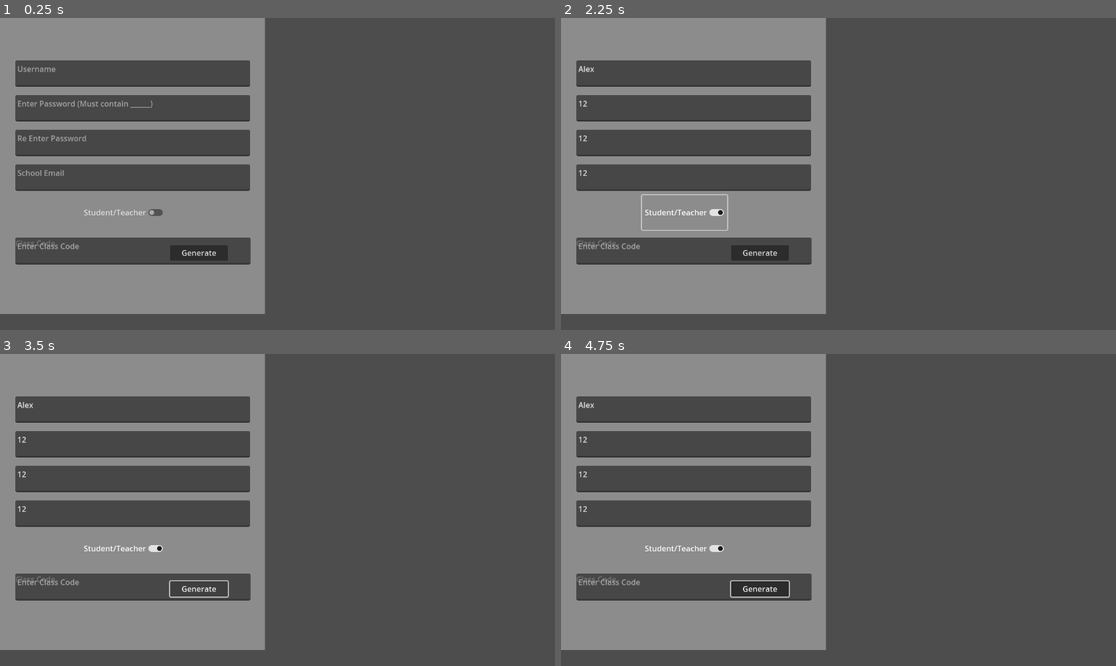
Above: before the commit, frames 1-4 (two rows, left to right).
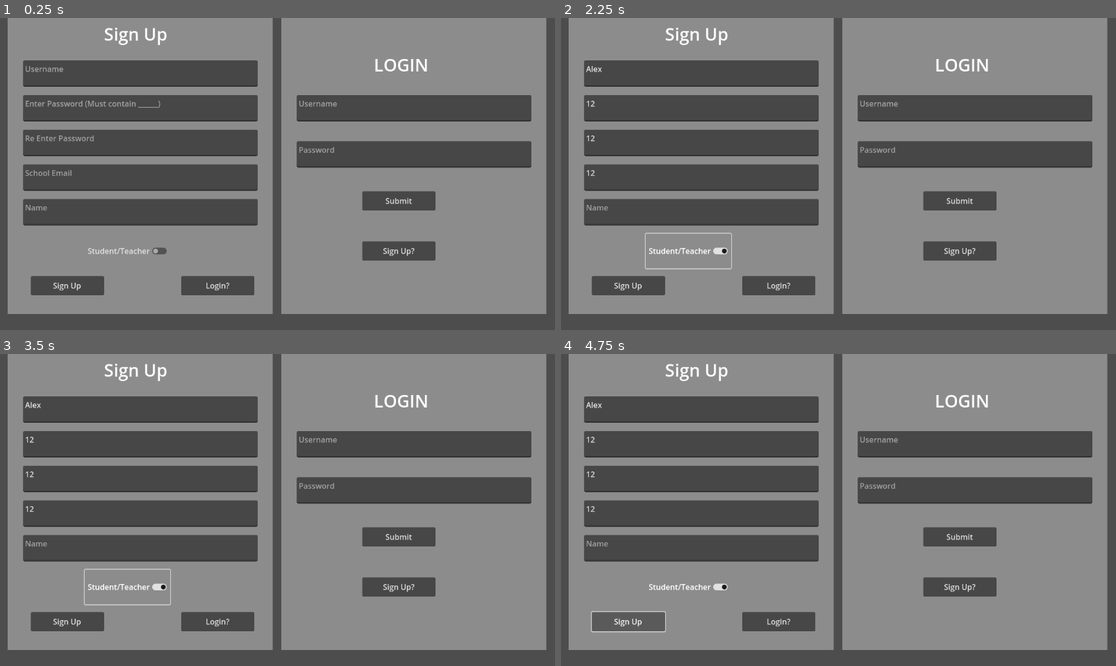
Above: after the commit, the same moments.

Repository: DopeAnt25/SoftwareProjectBackend
Game: Godot game, scene res://Scenes/node_2d.tscn
The game is run twice, just before and just after one commit, with the same random seed, the same clock (stepped at 60 frames per second) and the same inputs. The project has no main scene, so this scene is started directly.
Inputs (mouse positions are in pixels of both pictures, inside the frame that each line leads up to):
- Up to frame 1 (0.25 s): no input
- Up to frame 2 (2.25 s): click (694, 74) at 0.52 s; type "Alex" at 0.6 s; click (694, 108) at 0.75 s; type "12" at 0.83 s; click (694, 142) at 0.98 s; type "12" at 1.07 s; click (694, 177) at 1.27 s; type "12" at 1.35 s; click "Student/Teacher" at 2 s
- Up to frame 3 (3.5 s): click (199, 588) at 2.75 s, where only the run before the commit has a clickable "Generate"
- Up to frame 4 (4.75 s): click (777, 622) at 3.5 s, where only the run after the commit has a clickable "Login?"; click (627, 622) at 4.25 s, where only the run after the commit has a clickable "Sign Up"

The runs differ from the first frame. In frame 1, 50% of the frame differs, in the area x 0-99%, y 0-95%; in frame 2, 50%; in frame 3, 50%; in frame 4, 50%.
Error before the commit: Invalid assignment of property or key 'visable' with value of type 'bool' on a base object of type 'TextEdit'. (res://Scenes/Main.gd:15)
Error after the commit: Invalid assignment of property or key 'visable' with value of type 'bool' on a base object of type 'null instance'. (res://Scenes/Main.gd:13)

Commit message:
Finalizing main

Diff:
--- a/Frontend/Scenes/Main.gd
+++ b/Frontend/Scenes/Main.gd
@@ -10,6 +10,14 @@
 func _process(delta):
 	pass
 
+	$ColorRect/ClasscodeEnter.visable = false
 
-func _on_check_button_button_down():
-	$ColorRect/ClasscodeEnter.visable = false
+
+func _on_signup_switch_btn_pressed():
+	#make signup vissble and login invisible
+
+	pass # Replace with function body.
+
+
+func _on_login_switch_btn_pressed():
+	pass # Replace with function body.
--- a/Frontend/Scenes/node_2d.tscn
+++ b/Frontend/Scenes/node_2d.tscn
@@ -6,7 +6,8 @@
 script = ExtResource("1_sx1t2")
 
 [node name="ColorRect" type="ColorRect" parent="."]
-offset_right = 550.0
+offset_left = 16.0
+offset_right = 566.0
 offset_bottom = 615.0
 color = Color(0.54902, 0.54902, 0.54902, 1)
 
@@ -42,41 +43,108 @@
 offset_bottom = 359.0
 placeholder_text = "School Email"
 
+[node name="name" type="TextEdit" parent="ColorRect"]
+layout_mode = 0
+offset_left = 32.0
+offset_top = 376.0
+offset_right = 519.0
+offset_bottom = 431.0
+placeholder_text = "Name
+"
+
 [node name="StudentTeacherCheck" type="CheckButton" parent="ColorRect"]
 layout_mode = 1
 anchors_preset = -1
-anchor_left = 0.378
-anchor_top = 0.637
-anchor_right = 0.378
-anchor_bottom = 0.637
-offset_left = -39.9
-offset_top = -23.755
-offset_right = 137.1
-offset_bottom = 48.245
+anchor_left = 0.393
+anchor_top = 0.754
+anchor_right = 0.393
+anchor_bottom = 0.754
+offset_left = -56.15
+offset_top = -15.71
+offset_right = 120.85
+offset_bottom = 56.29
 text = "Student/Teacher"
 
-[node name="ClasscodeGenerator" type="RichTextLabel" parent="ColorRect"]
+[node name="LoginSwitchBTN" type="Button" parent="ColorRect"]
+layout_mode = 0
+offset_left = 360.0
+offset_top = 536.0
+offset_right = 512.0
+offset_bottom = 576.0
+text = "Login?"
+
+[node name="SignupLabel" type="Label" parent="ColorRect"]
+layout_mode = 1
+anchors_preset = -1
+anchor_right = 0.093
+anchor_bottom = 0.013
+offset_left = 200.0
+offset_top = 8.0
+offset_right = 313.0
+offset_bottom = 58.0
+theme_override_font_sizes/font_size = 36
+text = "Sign Up
+"
+
+[node name="SignupBTN" type="Button" parent="ColorRect"]
+layout_mode = 0
+offset_left = 48.0
+offset_top = 536.0
+offset_right = 200.0
+offset_bottom = 576.0
+text = "Sign Up"
+
+[node name="ColorRect2" type="ColorRect" parent="."]
+offset_left = 584.0
+offset_right = 1134.0
+offset_bottom = 615.0
+color = Color(0.54902, 0.54902, 0.54902, 1)
+
+[node name="Username" type="TextEdit" parent="ColorRect2"]
 layout_mode = 0
 offset_left = 32.0
-offset_top = 456.0
-offset_right = 256.0
-offset_bottom = 512.0
-text = "Class Code"
+offset_top = 160.0
+offset_right = 519.0
+offset_bottom = 215.0
+placeholder_text = "Username"
 
-[node name="ClasscodeEnter" type="TextEdit" parent="ColorRect"]
+[node name="Password" type="TextEdit" parent="ColorRect2"]
 layout_mode = 0
 offset_left = 32.0
-offset_top = 456.0
-offset_right = 520.0
-offset_bottom = 512.0
-placeholder_text = "Enter Class Code"
+offset_top = 256.0
+offset_right = 519.0
+offset_bottom = 311.0
+placeholder_text = "Password"
 
-[node name="GenerationBTN" type="Button" parent="ColorRect"]
+[node name="LoginBTN" type="Button" parent="ColorRect2"]
 layout_mode = 0
-offset_left = 353.0
-offset_top = 472.0
-offset_right = 473.0
+offset_left = 168.0
+offset_top = 360.0
+offset_right = 320.0
+offset_bottom = 400.0
+text = "Submit"
+
+[node name="SignupSwitchBTN" type="Button" parent="ColorRect2"]
+layout_mode = 0
+offset_left = 168.0
+offset_top = 464.0
+offset_right = 320.0
 offset_bottom = 504.0
-text = "Generate"
+text = "Sign Up?
+"
+
+[node name="LoginLabel" type="Label" parent="ColorRect2"]
+layout_mode = 1
+anchors_preset = -1
+anchor_right = 0.093
+anchor_bottom = 0.013
+offset_left = 192.0
+offset_top = 72.0
+offset_right = 260.85
+offset_bottom = 120.005
+theme_override_font_sizes/font_size = 36
+text = "LOGIN
+"
 
 [connection signal="button_down" from="ColorRect/StudentTeacherCheck" to="." method="_on_check_button_button_down"]
+[connection signal="pressed" from="ColorRect2/SignupSwitchBTN" to="." method="_on_signup_switch_btn_pressed"]
